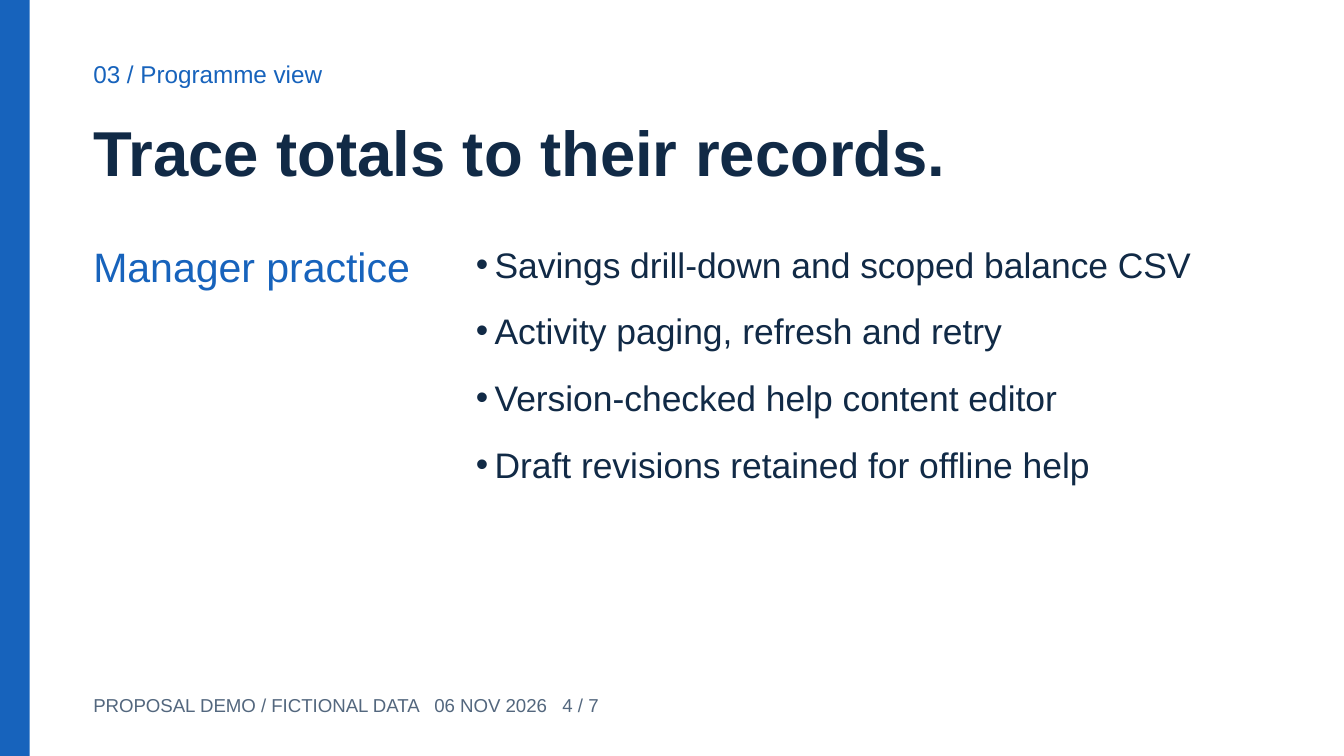
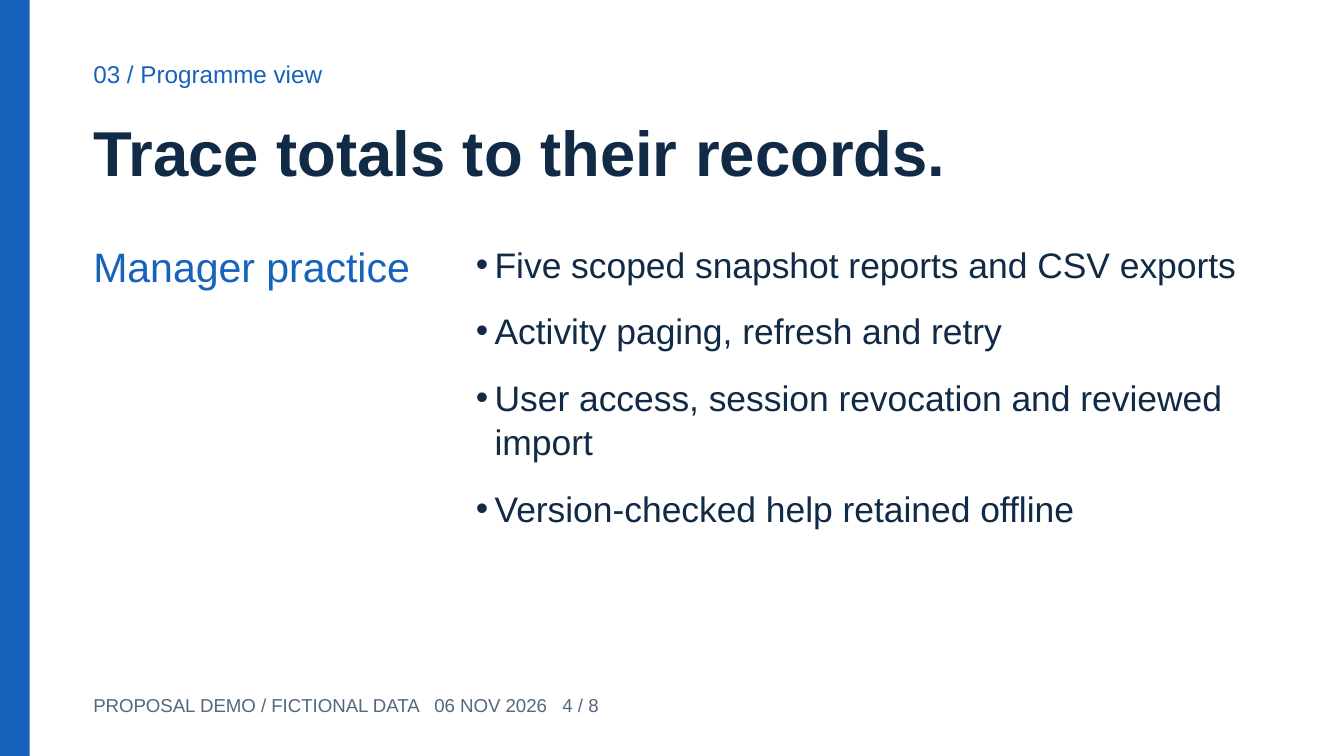
Before and after one commit to ashish-frozo/trickleindia, a slide deck: slide 4 of docs/training/PoP-Workflow-Training.pptx. Drawn at 1344x756 pixels with LibreOffice and Linux fonts; fonts in the diff are those of the drawing. Boxes give left, top, right and bottom in pixels: in the first picture for what was removed or moved away, otherwise in the second. Text is boxed around its words. In the diff, an @@ line names an element or a change of style, - is before the commit and + after.

```diff
--- a/docs/training/PoP-Workflow-Training.pptx
+++ b/docs/training/PoP-Workflow-Training.pptx
@@ text at box(495, 252, 1236, 285): text changed @@
-• Savings drill-down and scoped balance CSV
+• Five scoped snapshot reports and CSV exports
@@ text at box(495, 385, 1222, 530): text changed @@
-• Version-checked help content editor
-• Draft revisions retained for offline help
+• User access, session revocation and reviewed import
+• Version-checked help retained offline
@@ text at box(93, 699, 598, 712): text changed @@
-PROPOSAL DEMO / FICTIONAL DATA 06 NOV 2026 4 / 7
+PROPOSAL DEMO / FICTIONAL DATA 06 NOV 2026 4 / 8
```
Also in this commit, not shown: 6 other slides changed, 1 slide added, 38 other files.
